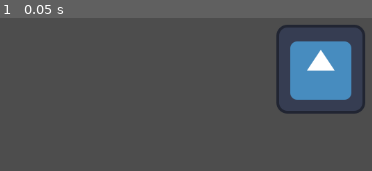
Above: before the commit, frame 1.
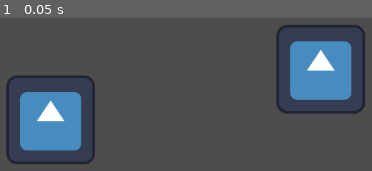
Above: after the commit, the same moment.

Repository: Burger-Bois/ld56
Game: Godot game, scene res://src/main.tscn
Same seed, same stepped clock (60 frames per second), same inputs: the game is played once before the commit and once after it. The engine's default icon, where the game draws it, is replaced by a stand-in: a white triangle on a blue panel in a dark square.
Inputs:
- Up to frame 1 (0.05 s): no input

The runs differ from the first frame. In frame 1, 8.1% of the frame differs, in the area x 1-26%, y 37-96%.

Commit message:
Zoe test push

Diff:
--- a/src/main.tscn
+++ b/src/main.tscn
@@ -9,3 +9,7 @@
 [node name="Sprite2D" type="Sprite2D" parent="Stage"]
 position = Vector2(521, 307)
 texture = ExtResource("1_ahneh")
+
+[node name="Sprite2D2" type="Sprite2D" parent="Stage"]
+position = Vector2(132, 380)
+texture = ExtResource("1_ahneh")
